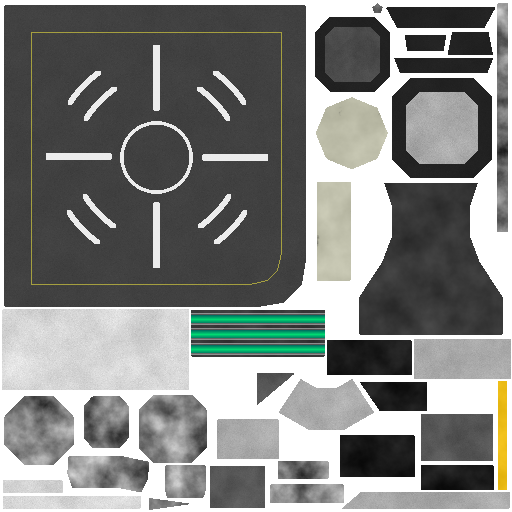
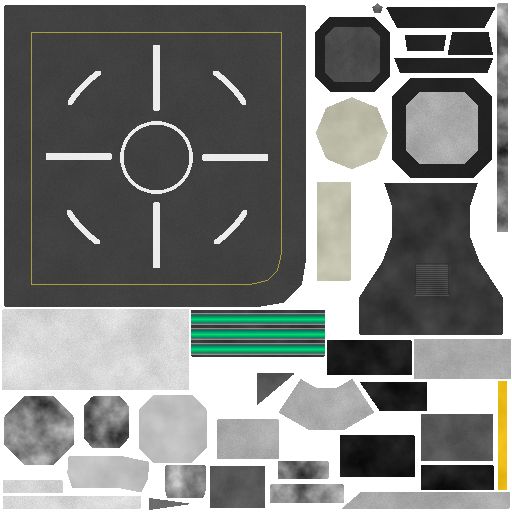
Revision of a layered 512px x 512px image; what changed, layer by layer:
painted on "Tex1 Decals2" over [83, 87, 231, 228]
painted on "Tex1 Decals" over [415, 263, 449, 296]
painted on "Tex1 Layer" over [67, 107, 388, 510]
